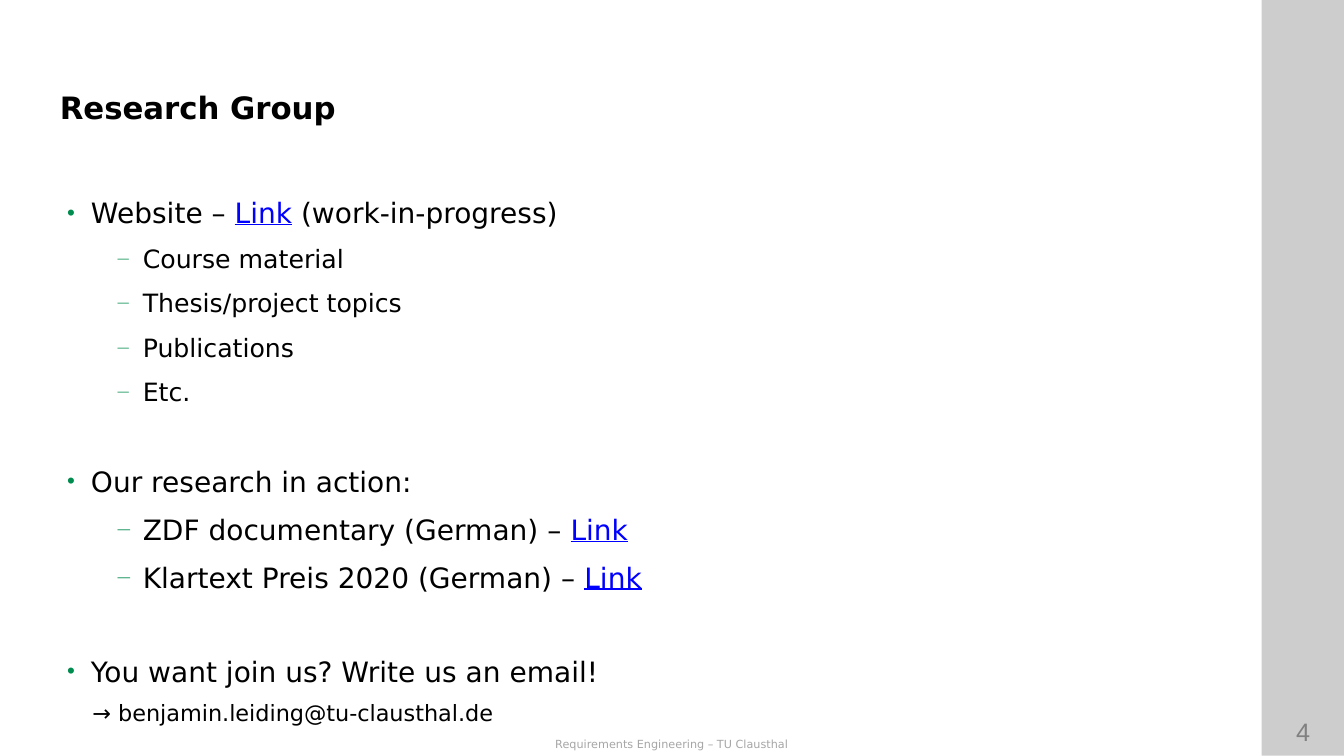
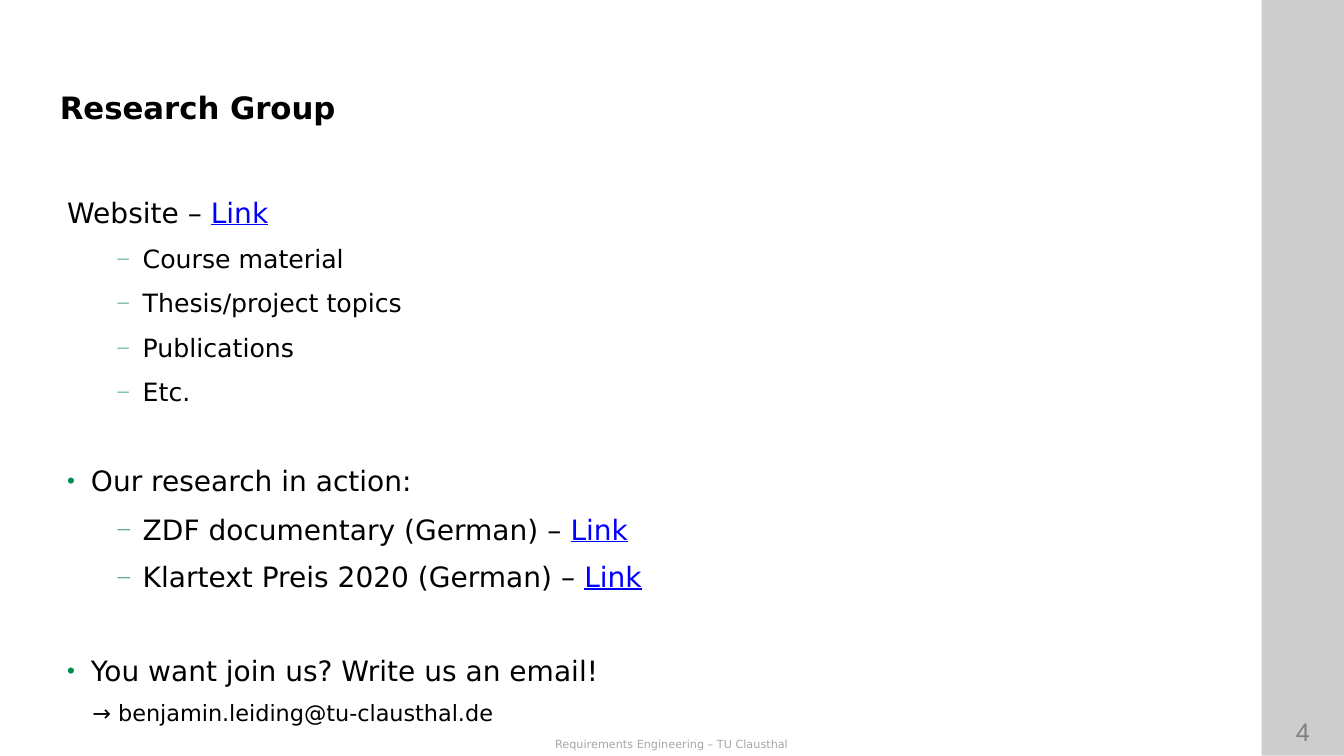
Before and after one commit to ETCE-LAB/teaching-material, a slide deck: slide 4 of Requirements-Engineering/RE-L00-Organization.pptx. Drawn at 1344x756 pixels with LibreOffice and Linux fonts; fonts in the diff are those of the drawing; background and template pictures are left out. Boxes give left, top, right and bottom in pixels: in the first picture for what was removed or moved away, otherwise in the second. Text is boxed around its words. In the diff, an @@ line names an element or a change of style, - is before the commit and + after.

```diff
--- a/Requirements-Engineering/RE-L00-Organization.pptx
+++ b/Requirements-Engineering/RE-L00-Organization.pptx
@@ text at [67, 201, 268, 225]: text changed @@
-• Website – Link (work-in-progress)
+Website – Link
```
Also in this commit, not shown: 10 other slides changed, 5 slides added, 3 slides removed, 46 other files.
